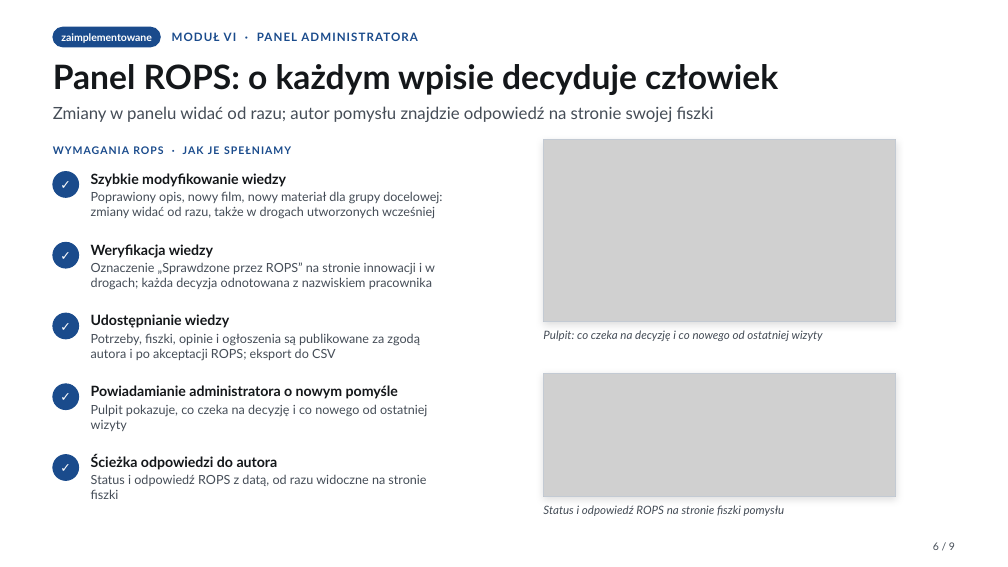
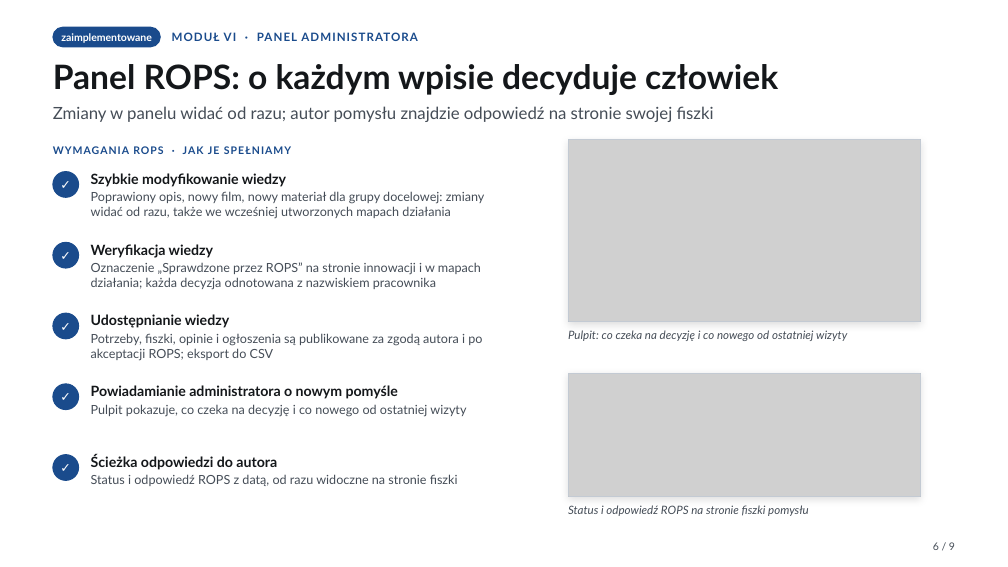
Before and after one commit to bobrovsky420/hackyeah2026, a slide deck: slide 6 of docs/presentation/presentation.pptx. Drawn at 1008x567 pixels with LibreOffice and Linux fonts; fonts in the diff are those of the drawing; grey boxes stand for pictures. Boxes give left, top, right and bottom in pixels: in the first picture for what was removed or moved away, otherwise in the second. Text is boxed around its words. In the diff, an @@ line names an element or a change of style, - is before the commit and + after.

```diff
--- a/docs/presentation/presentation.pptx
+++ b/docs/presentation/presentation.pptx
@@ text at (91,191,485,218): text changed @@
-Poprawiony opis, nowy film, nowy materiał dla grupy docelowej: zmiany widać od razu, także w drogach utworzonych wcześniej
+Poprawiony opis, nowy film, nowy materiał dla grupy docelowej: zmiany widać od razu, także we wcześniej utworzonych mapach działania
@@ text at (91,262,481,290): text changed @@
-Oznaczenie „Sprawdzone przez ROPS” na stronie innowacji i w drogach; każda decyzja odnotowana z nazwiskiem pracownika
+Oznaczenie „Sprawdzone przez ROPS” na stronie innowacji i w mapach działania; każda decyzja odnotowana z nazwiskiem pracownika
@@ text "Udostępnianie wiedzy" rewrapped from (91,314,420,360) to (91,314,482,361) @@
@@ text "Powiadamianie administratora o nowym pomyśle" rewrapped from (91,385,427,431) to (91,385,466,417) @@
@@ 4 rectangles, 2 pictures, 2 texts: place and size @@
-4 rectangles, 2 pictures, 2 texts at (543,140,896,516)
+4 rectangles, 2 pictures, 2 texts at (568,140,920,516)
@@ text "Ścieżka odpowiedzi do autora" rewrapped from (91,454,426,499) to (91,454,458,486) @@
```
Also in this commit, not shown: 4 other slides changed, 2 other files.
